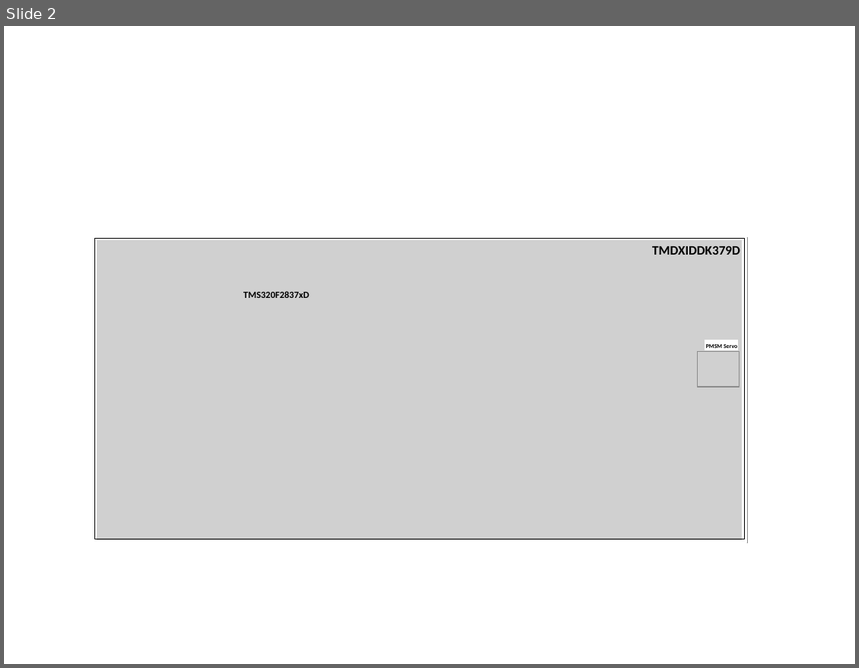
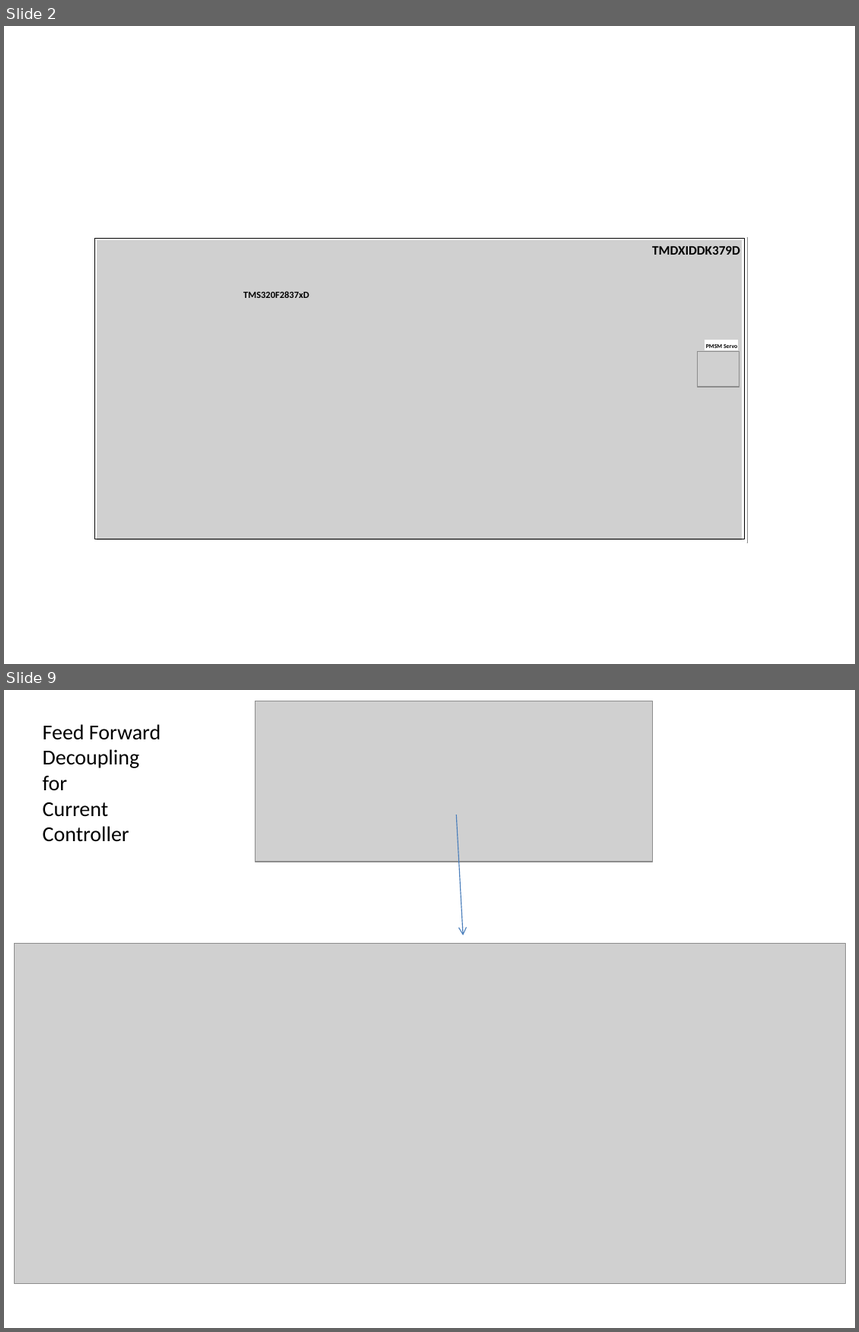
Before and after one commit to SerhatOzkucuk/PhD-Works, a slide deck: Parameter Estimation Works/Embedded coder Paper/IEEETransactions_Word/Figures_embedded coder paper.pptx. Shown one above the other, each under a label of ours: slide 2 before the commit, slides 2 and 9 after it; the slides between them are not shown. The pictures are 859x668 and 859x1332 pixels, drawn with LibreOffice and Linux fonts; fonts in the diff are those of the drawing; grey boxes stand for pictures. Boxes give left, top, right and bottom in pixels: in the first picture for what was removed or moved away, otherwise in the second. Text is boxed around its words. In the diff, an @@ line names an element or a change of style, - is before the commit and + after.

```diff
--- a/Parameter Estimation Works/Embedded coder Paper/IEEETransactions_Word/Figures_embedded coder paper.pptx
+++ b/Parameter Estimation Works/Embedded coder Paper/IEEETransactions_Word/Figures_embedded coder paper.pptx
@@ slide 9 added at [4, 690, 855, 1328], background #FFFFFF @@
@@ picture added at [255, 701, 652, 862] @@
@@ text added at [43, 724, 161, 842], 18 pt, text #000000 @@
+Feed Forward
+Decoupling
+for
+Current Controller
@@ arrow added from (456, 815) to (463, 935), #4B7EBC 0.75 pt @@
@@ picture added at [14, 944, 846, 1284] @@
```
Also in this commit, not shown: 1 slide changed, 8 other slides added, 5 other files.
